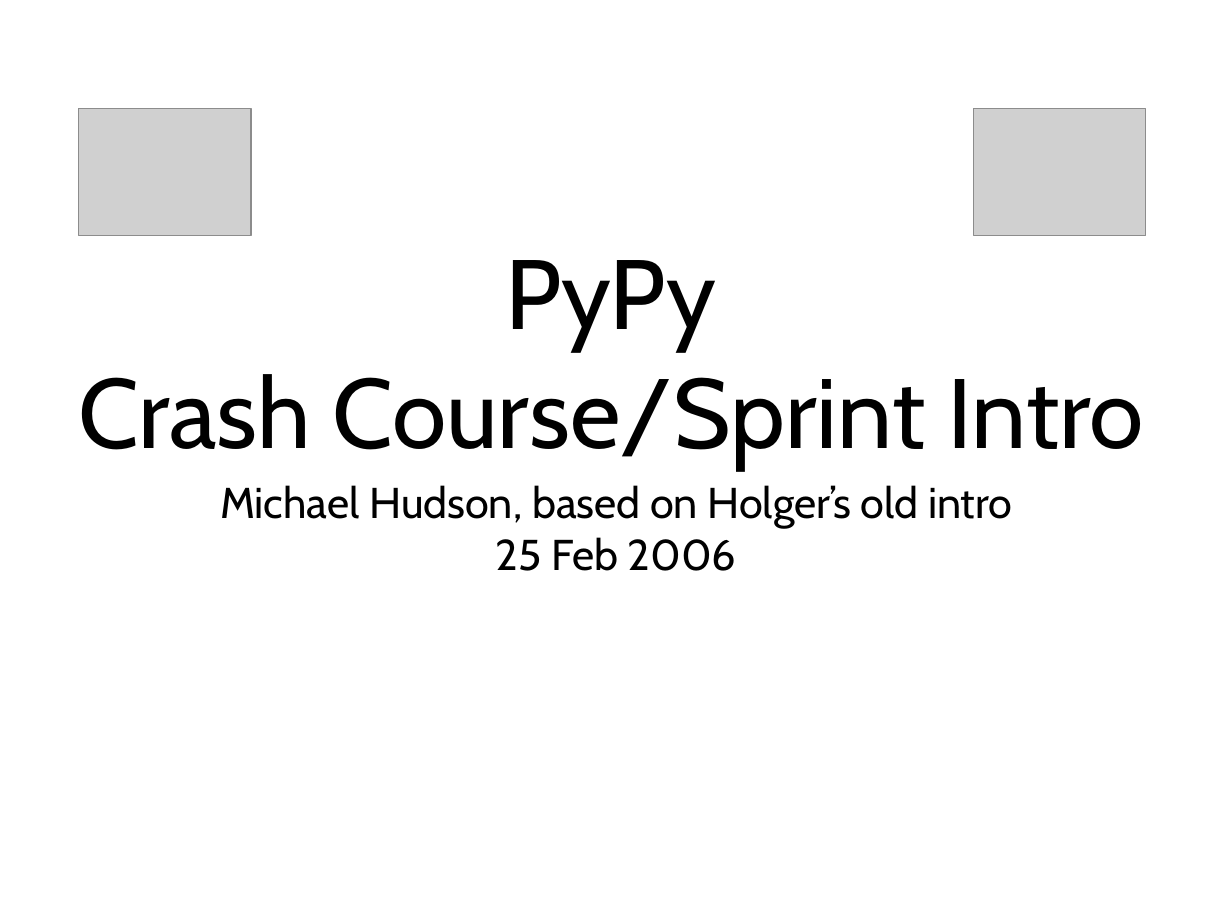
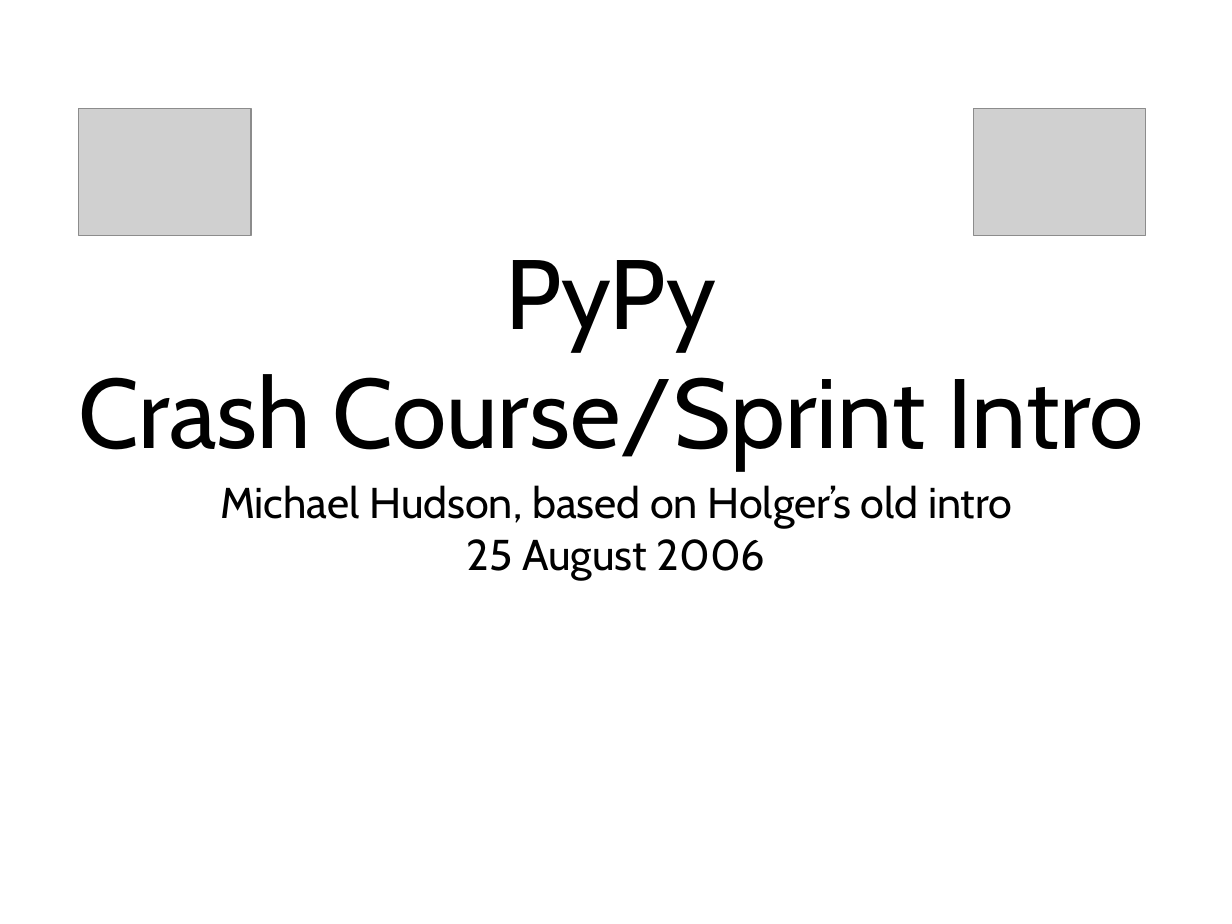
Before and after one commit to wdv4758h/pypy-extradoc, a slide deck: slide 1 of talk/sprint-introduction.ppt. Drawn at 1232x924 pixels with LibreOffice and Linux fonts; fonts in the diff are those of the drawing; grey boxes stand for pictures. Boxes give left, top, right and bottom in pixels: in the first picture for what was removed or moved away, otherwise in the second. Text is boxed around its words. In the diff, an @@ line names an element or a change of style, - is before the commit and + after.

Commit message:
(mwh, pedronis) minor updates to the sprint introduction for the Limerick sprint.

```diff
--- a/talk/sprint-introduction.ppt
+++ b/talk/sprint-introduction.ppt
@@ text at <box>467,539,766,580</box>: text changed @@
-25 Feb 2006
+25 August 2006
```
Also in this commit, not shown: 10 other slides changed, 10 slides added, 1 slide removed, 28 other files.
